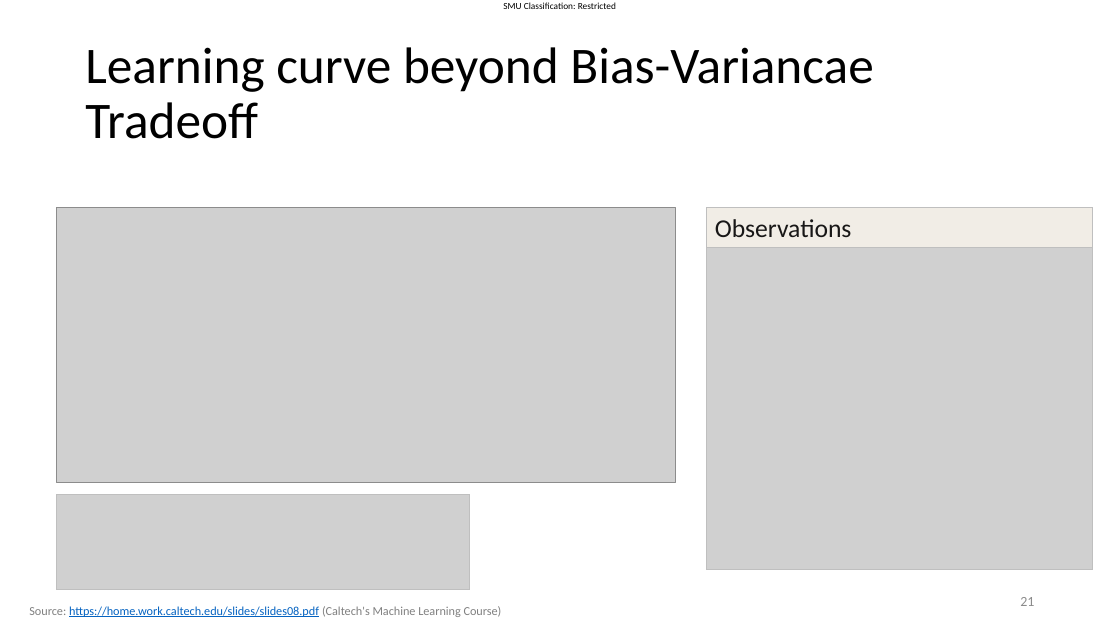
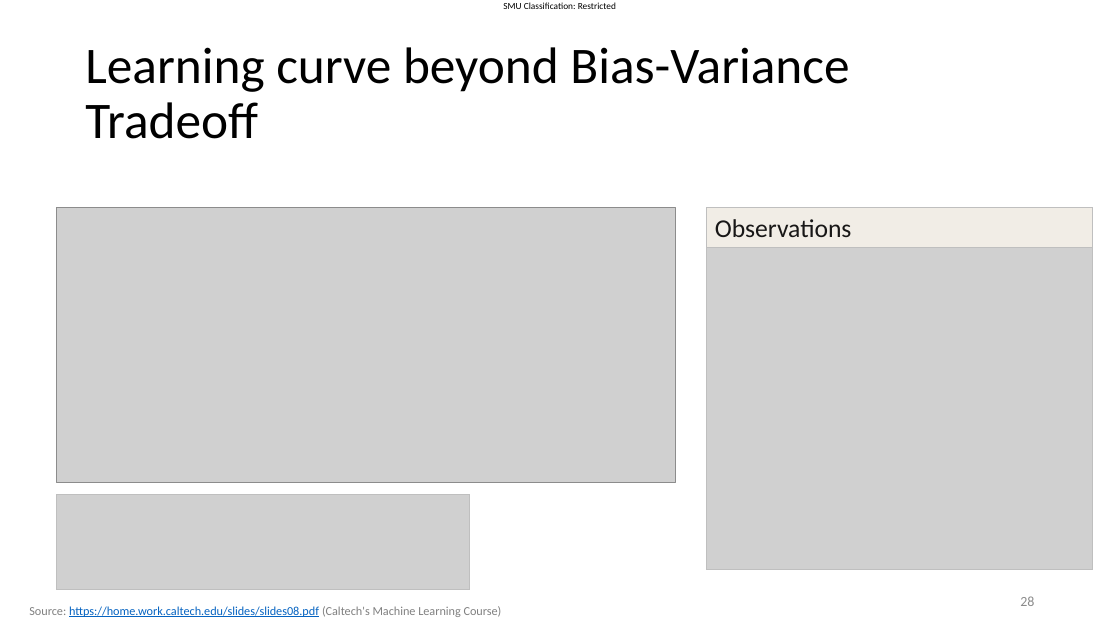
Before and after one commit to SMUMQF2425/qf624_qf632_2025, a slide deck: slide 28 of Lecture slides - Week 7.pptx (slide 21 before the commit). Drawn at 1120x630 pixels with LibreOffice and Linux fonts; fonts in the diff are those of the drawing; grey boxes stand for pictures. Boxes give left, top, right and bottom in pixels: in the first picture for what was removed or moved away, otherwise in the second. Text is boxed around its words. In the diff, an @@ line names an element or a change of style, - is before the commit and + after.

```diff
--- a/Lecture slides - Week 7.pptx
+++ b/Lecture slides - Week 7.pptx
@@ title at (85,47,849,139): text changed @@
-Learning curve beyond Bias-Variancae Tradeoff
+Learning curve beyond Bias-Variance Tradeoff
@@ page number at (1020,596,1034,606): text changed @@
-21
+28
```
Also in this commit, not shown: 9 other slides changed, 8 slides added, 1 slide removed, 1 other file.
